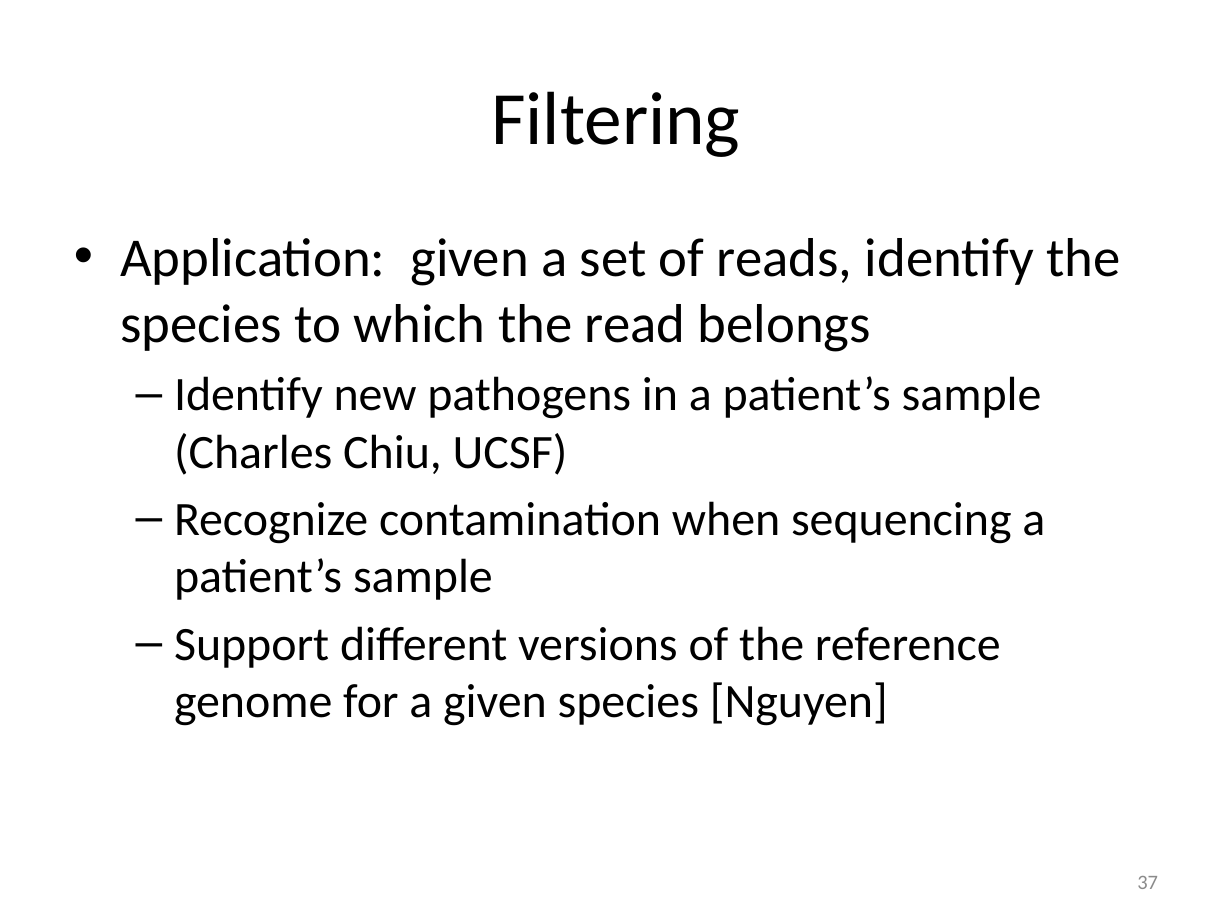
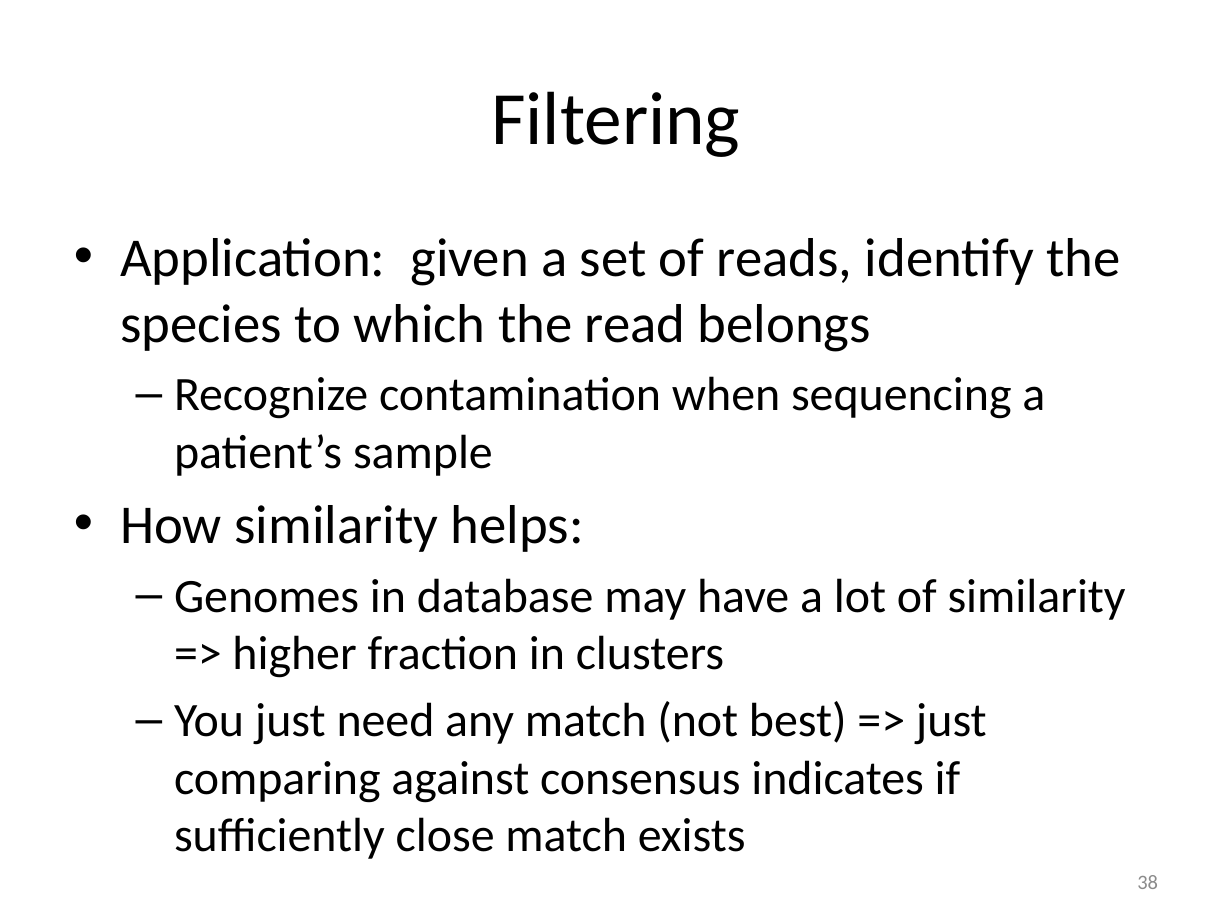
Before and after one commit to kristalcurtis/quals, a slide deck: slide 39 of slides/11.26.12 Quals (v2a).pptx (slide 38 before the commit). Drawn at 1232x924 pixels with LibreOffice and Linux fonts; fonts in the diff are those of the drawing. Boxes give left, top, right and bottom in pixels: in the first picture for what was removed or moved away, otherwise in the second. Text is boxed around its words. In the diff, an @@ line names an element or a change of style, - is before the commit and + after.

```diff
--- a/slides/11.26.12 Quals (v2a).pptx
+++ b/slides/11.26.12 Quals (v2a).pptx
@@ text at [174, 376, 1042, 475]: paragraph removed @@
-  – Identify new pathogens in a patient’s sample (Charles Chiu, UCSF)
@@ text at [120, 505, 1126, 803]: text changed @@
-  – Support different versions of the reference genome for a given species [Nguyen]
+• How similarity helps:
+  – Genomes in database may have a lot of similarity => higher fraction in clusters
+  – You just need any match (not best) => just comparing against consensus indicates if sufficiently close match exists
@@ page number at [1137, 875, 1158, 889]: text changed @@
-37
+38
```
Also in this commit, not shown: 11 other slides changed, 1 slide added.
